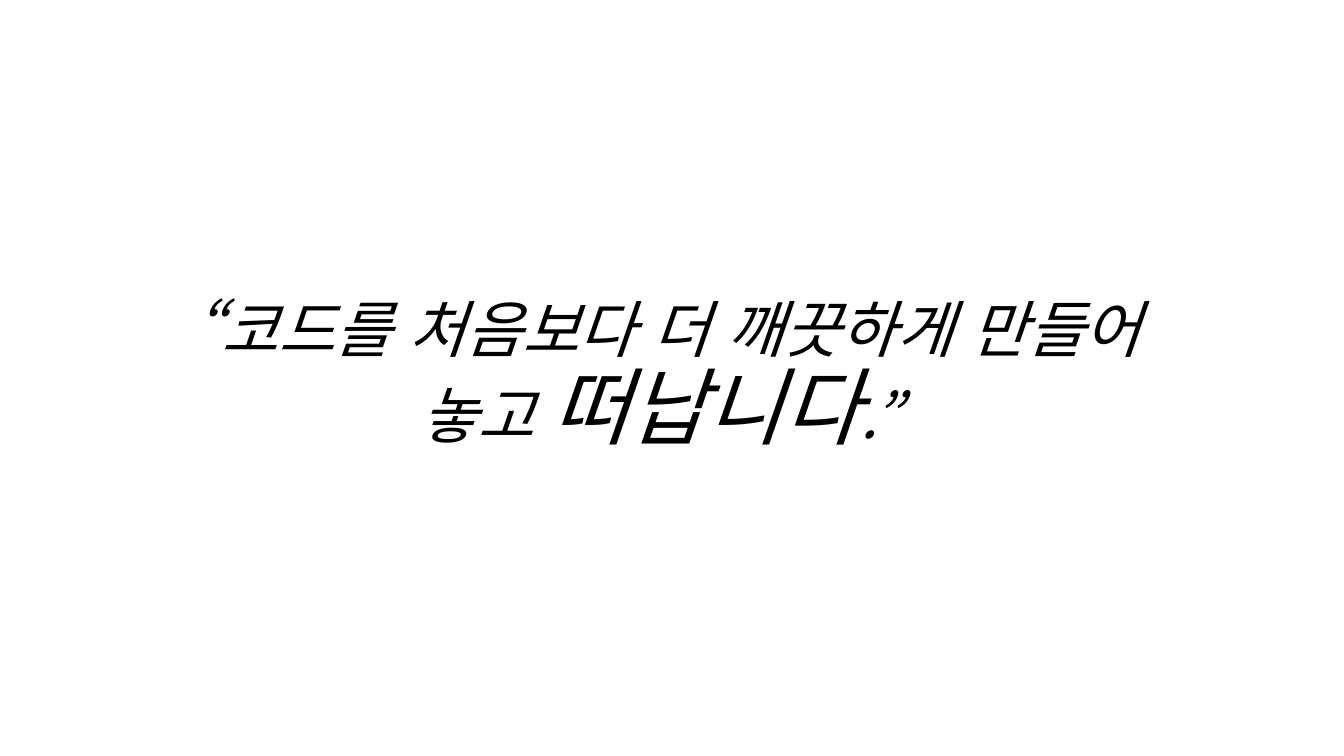
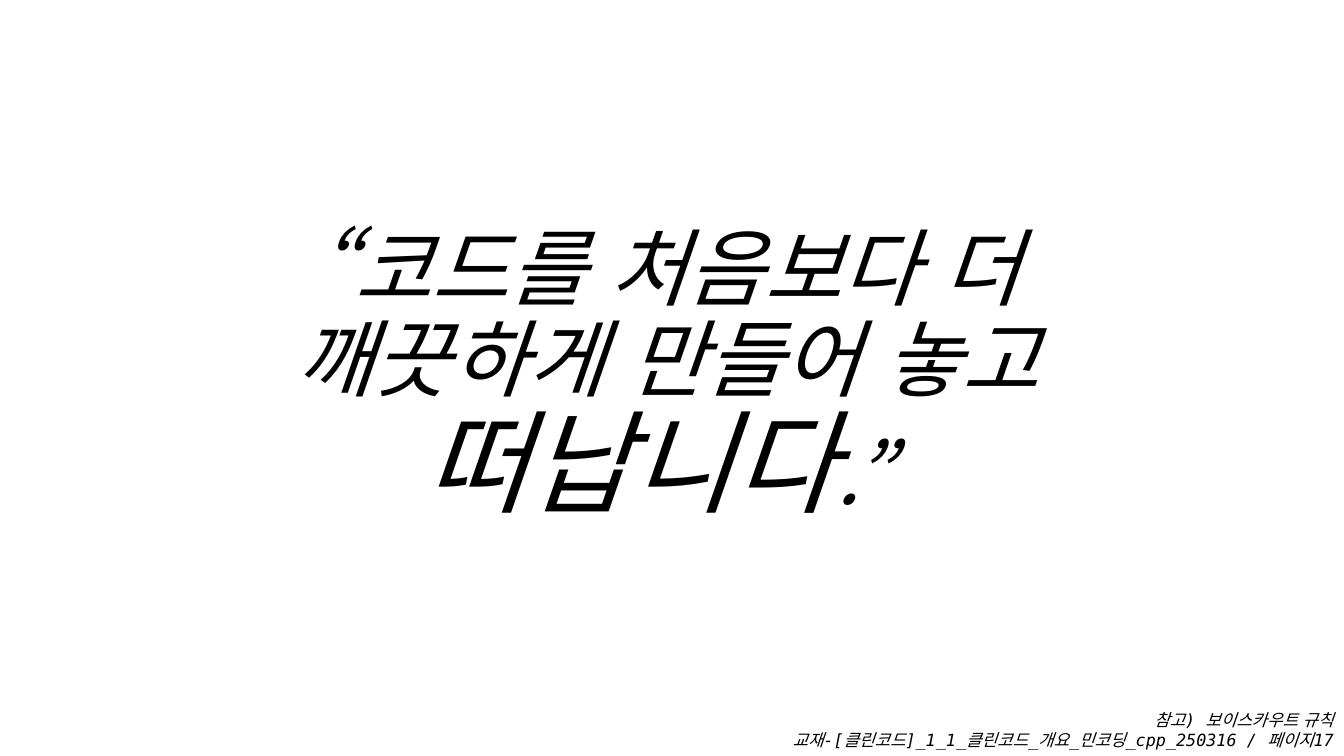
Before and after one commit to ehju/SSD_Project_BOYSCOUT, a slide deck: slide 25 of BOYSCOUT_PT.pptx (slide 22 before the commit). Drawn at 1344x756 pixels with LibreOffice and Linux fonts; fonts in the diff are those of the drawing. Boxes give left, top, right and bottom in pixels: in the first picture for what was removed or moved away, otherwise in the second. Text is boxed around its words. In the diff, an @@ line names an element or a change of style, - is before the commit and + after.

```diff
--- a/BOYSCOUT_PT.pptx
+++ b/BOYSCOUT_PT.pptx
@@ text "“코드를 처음보다 더 깨끗하게 만들어 ..." at (296, 225, 1039, 513): size 44 to 60 pt in "“코드를 처음보다 더 깨끗하게 만들어 놓고 떠납니다.”"; size 60 to 80 pt in "떠납니다.”" @@
@@ text added at (793, 712, 1334, 750), 12 pt, text #000000, italic @@
+참고) 보이스카우트 규칙
+교재-[클린코드]_1_1_클린코드_개요_민코딩_cpp_250316 / 페이지17
```
Also in this commit, not shown: 9 other slides changed, 11 slides added, 8 slides removed.
